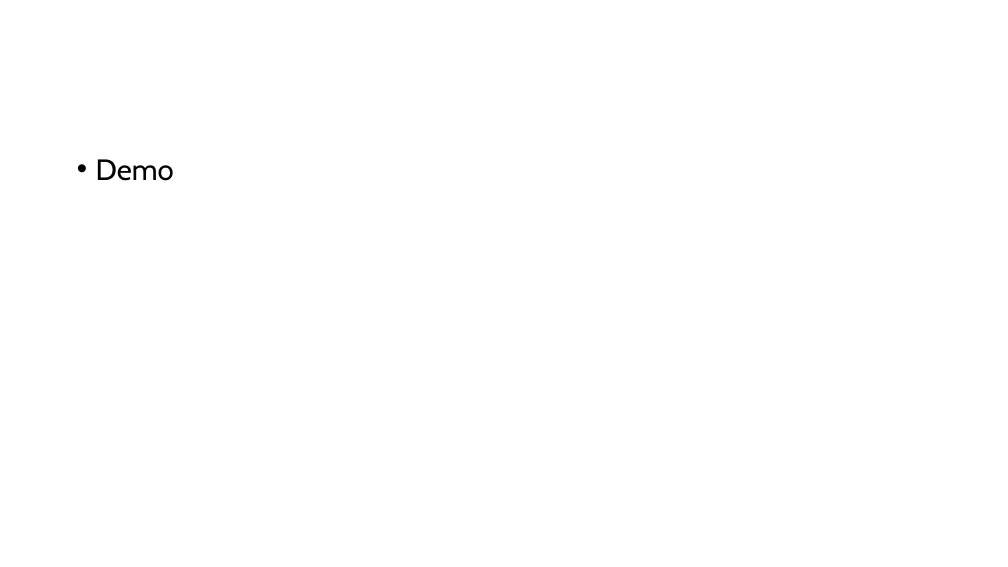
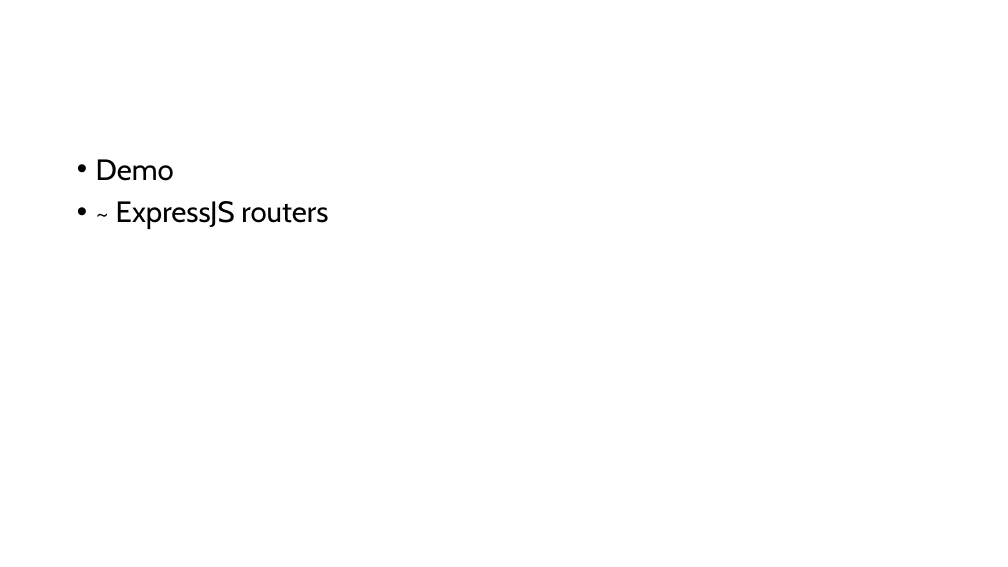
Before and after one commit to vervoortkobe/SoftwareTrends-Presentatie-Go-3ITSOF1, a slide deck: slide 9 of Golang.pptx. Drawn at 1008x567 pixels with LibreOffice and Linux fonts; fonts in the diff are those of the drawing; background and template pictures are left out. Boxes give left, top, right and bottom in pixels: in the first picture for what was removed or moved away, otherwise in the second. Text is boxed around its words. In the diff, an @@ line names an element or a change of style, - is before the commit and + after.

```diff
--- a/Golang.pptx
+++ b/Golang.pptx
@@ text at <box>116,201,328,229</box>: paragraph added @@
+• ~ ExpressJS routers
```
Also in this commit, not shown: 2 other slides changed, 1 slide added, 3 slides removed, 2 other files.
